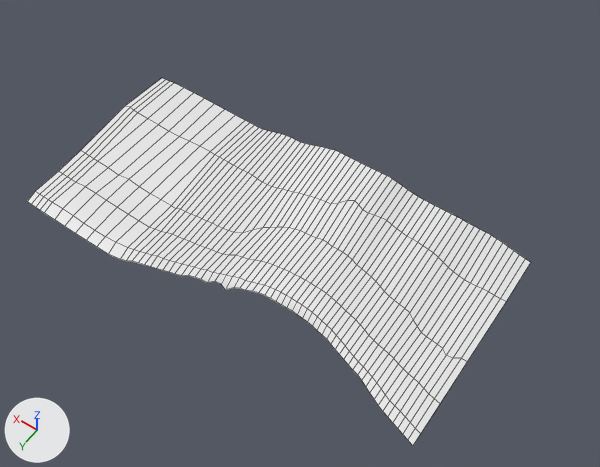
The FBX model Assets/Models/Snow/snowOUtsideboat.fbx, before and after one commit.
One viewpoint serves both versions: a 50 mm camera at (-15.3, 7.39, 21.56) aimed at (-5.48, -6.36, -0.05). Lighting does not change. The marker at lower left points along +X, +Y and +Z. Mesh edges are drawn as thin lines. Materials are left out; every surface is plain grey. Where no turn or scale is listed for an object, it has been applied to the vertices.

The older version as bpy lines, for what is in view:
```python
me_mesh = bpy.data.meshes.new('Mesh')
me_mesh.from_pydata(...)  # 396 vertices, 325 faces; spans x -6.6..8.5, y -4.9..2.1, z -0.4..1.2
me_mesh.materials.append(mat_lambert1)
ob_pplane12 = bpy.data.objects.new('pPlane12', me_mesh)
ob_pplane12.location = (-5.71, -4.15, 0.16)
```
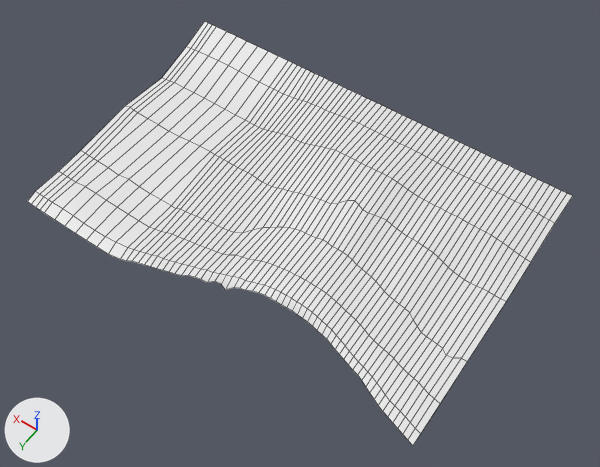
What differs and where, as boxes [x1, y1, x2, y2] in the pictures (600 x 467 px):
'pPlane12', reshaped (8% wider, 15% taller): before [27, 78, 531, 445]; after [27, 21, 572, 445]
part 1 of me_mesh, added: after [162, 21, 572, 262]

The change in detail:
me_mesh is used by ob_pplane12; location (-5.71, -4.15, 0.16).
me_mesh had 396 vertices, 325 faces and spanned x -6.6..8.5, y -4.9..2.1, z -0.4..1.2.
me_mesh now has 528 vertices, 455 faces and spans x -6.6..8.5, y -7.5..2.1, z -0.4..1.3.
Part 1, on me_mesh:
56 vertices are added at x -6.6..8.5, y -7.5..-6.4, z 0.9..1.3.
13 new vertices lie (0.0, -1.5, 0.5) away from vertices in x 3.5..8.5, y -4.9, z 0.3..0.4.
12 new vertices lie (0.0, -1.5, 0.3) away from vertices in x -6.4..2.7, y -4.9, z 0.7..0.9.
12 new vertices lie (0.0, -1.5, 0.0) away from vertices in x -1.5..0.7, y -4.9, z 1.2.
16 new vertices lie (0.0, -1.1, 0.1) away from vertices in x -5.4..0.7, y -6.4, z 1.2.
10 new vertices lie (0.0, -1.1, 0.4) away from vertices in x 4.2..8.1, y -6.4, z 0.9.
5 new vertices lie (0.0, -1.5, 0.1) away from vertices in x -4.2..-2.7, y -4.9, z 1.0.
8 new vertices lie (0.0, -1.1, 0.2) away from vertices in x -6.2..-2.7, y -6.4, z 1.1.
130 new faces join them.
